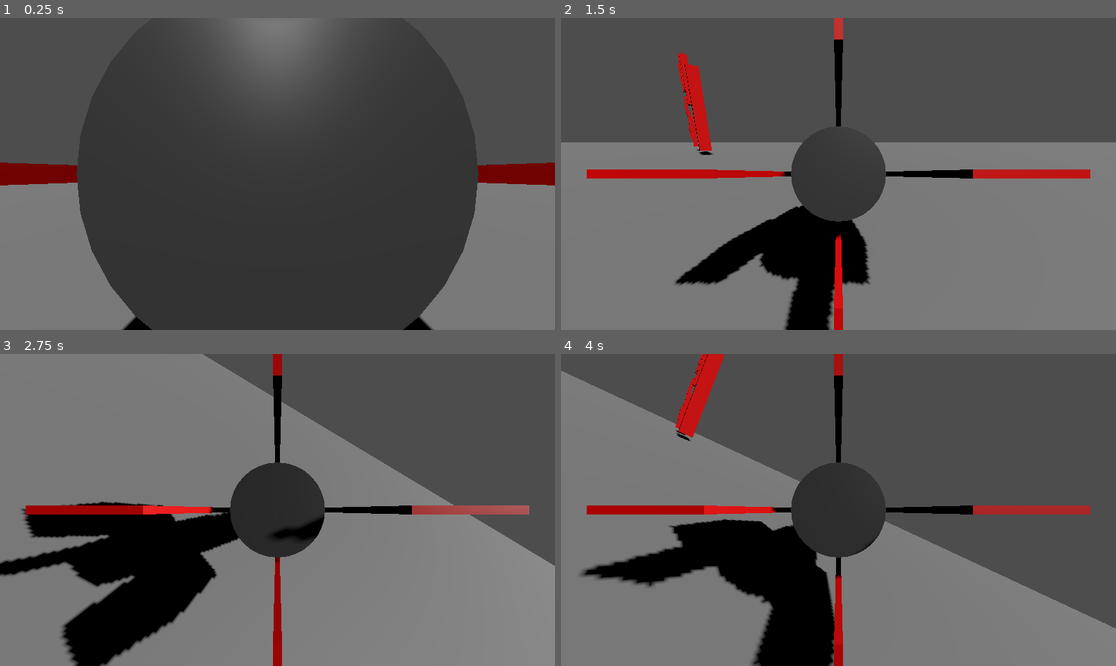
Above: before the commit, frames 1-4 (two rows, left to right).
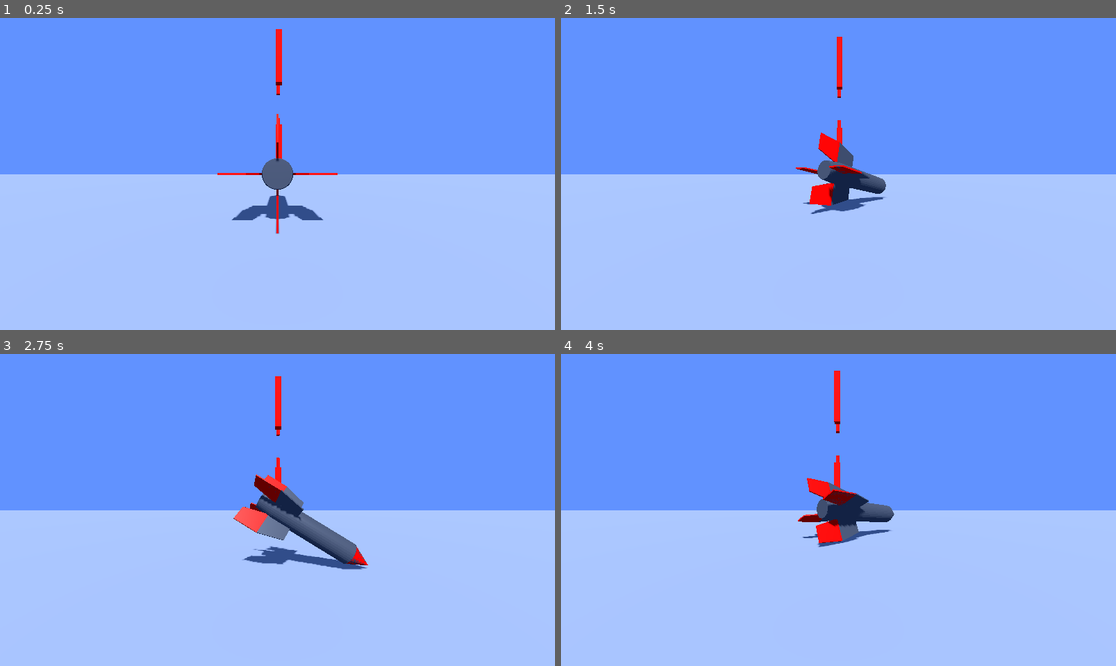
Above: after the commit, the same moments.

Repository: F100cTomas/Flight-Simulator
Game: Godot game, scene res://Scenes/main.tscn
Same seed, same stepped clock (60 frames per second), same inputs: the game is played once before the commit and once after it.
Inputs (mouse positions are in pixels of both pictures, inside the frame that each line leads up to):
- Up to frame 1 (0.25 s): no input
- Up to frame 2 (1.5 s): tap Enter at 0.5 s; move the mouse to (960, 158) at 0.52 s; hold D (Yaw Right) 0.53-1.28 s; tap Mouse wheel up (Zoom In) at 0.6 s; tap Space at 0.77 s; tap Mouse wheel down (Zoom Out) at 0.8, 1.35 s; move the mouse to (727, 189) at 1.27 s; hold W (Pitch Down) from 1.28 s (still down)
- Up to frame 3 (2.75 s): tap Space at 1.52 s; tap Alt (Change View Direction, bound only after the commit) at 1.55 s; move the mouse to (333, 441) at 2.02 s; release W (Pitch Down) at 2.03 s; hold D (Yaw Right) from 2.03 s (still down); hold Alt (Change View Direction, bound only after the commit) from 2.03 s (still down); right-click (333, 441) at 2.3 s
- Up to frame 4 (4 s): move the mouse to (810, 572) at 2.77 s; release D (Yaw Right) at 2.78 s; release Alt (Change View Direction, bound only after the commit) at 2.78 s; hold S (Pitch Up) 2.78-3.53 s; right-click (810, 572) at 2.85 s; tap Space at 3.02, 3.77 s; tap Mouse wheel up (Zoom In) at 3.05 s; move the mouse to (1005, 556) at 3.52 s; hold A (Yaw Left) from 3.53 s (still down); tap E (Roll Clockwise) at 3.6 s; tap Mouse wheel down (Zoom Out) at 3.8 s

The runs differ from the first frame. In frame 1, 100% of the frame differs, in the area x 0-100%, y 0-100%; in frame 2, 100%; in frame 3, 100%; in frame 4, 100%.

Commit message:
Camera controls

Diff:
--- a/Scenes/camera.tscn
+++ b/Scenes/camera.tscn
@@ -1,10 +1,13 @@
-[gd_scene load_steps=2 format=3 uid="uid://dlucu1r53ndai"]
+[gd_scene load_steps=3 format=3 uid="uid://dlucu1r53ndai"]
 
 [ext_resource type="Script" path="res://Scripts/camera.gd" id="1_4l22a"]
+[ext_resource type="Environment" uid="uid://44ruix1xik4t" path="res://default_env.tres" id="2_4e4ph"]
 
 [node name="Camera" type="Node3D"]
+top_level = true
 script = ExtResource("1_4l22a")
 
 [node name="Camera3D" type="Camera3D" parent="."]
 transform = Transform3D(1, 0, 0, 0, 1, 0, 0, 0, 1, 0, 0, 2.40067)
+environment = ExtResource("2_4e4ph")
 fov = 90.0
--- a/Scripts/camera.gd
+++ b/Scripts/camera.gd
@@ -1,6 +1,47 @@
-extends Node
+extends Node3D
+
+const DEFAULT_ZOOM: float = 10
+const SENSITIVITY: float = 1.0 / 360
+
+var is_panning: bool = false
+var is_locked: bool = false
+var pan_coords: Vector2
+var og_rotation: Vector3
+var og_cam_rotation: Vector3
+var og_parent_rotation: Vector3
+var relative_rotation: Vector3 = Vector3(0.0, 0.0, 0.0)
+var lock_rotation: Vector3 = Vector3(0.0, 0.0, 0.0)
+
+func _ready() -> void:
+	$Camera3D.position = Vector3(0.0, 0.0, DEFAULT_ZOOM)
 
 func _input(event: InputEvent) -> void:
-	$Camera3D.position.z += Input.get_axis("Zoom In", "Zoom Out")
-	if Input.is_key_pressed(KEY_Z):
-		$Camera3D.position = Vector3(0.0, 0.0, 0.0)
+	$Camera3D.position.z += Input.get_axis("Zoom In", "Zoom Out") * 2.0
+	if Input.is_action_just_pressed("Pan Around"):
+		is_panning = true
+		pan_coords = get_viewport().get_mouse_position()
+		og_rotation = relative_rotation
+		og_cam_rotation = $Camera3D.rotation
+	elif Input.is_action_just_released("Pan Around"):
+		is_panning = false
+	if Input.is_action_just_pressed("lock rotation"):
+		is_locked = not is_locked
+		if is_locked:
+			og_parent_rotation = get_parent().global_rotation
+	if Input.is_action_pressed("Reset Camera"):
+		$Camera3D.position = Vector3(0.0, 0.0, DEFAULT_ZOOM)
+		$Camera3D.rotation = Vector3(0.0, 0.0, 0.0)
+		global_rotation = Vector3(0.0, 0.0, 0.0)
+
+func _process(delta: float) -> void:
+	global_position = get_parent().global_position
+	var relative_lock_rotation: Vector3 = Vector3(0.0, 0.0, 0.0)
+	if is_locked:
+		relative_lock_rotation = get_parent().global_rotation - og_parent_rotation
+	if is_panning:
+		var pan_difference: Vector2 = pan_coords - get_viewport().get_mouse_position()
+		if Input.is_action_pressed("Change View Direction"):
+			$Camera3D.rotation = og_cam_rotation + Vector3(pan_difference.y * SENSITIVITY, pan_difference.x * SENSITIVITY, 0.0)
+		else:
+			relative_rotation = og_rotation + Vector3(pan_difference.y * SENSITIVITY, pan_difference.x * SENSITIVITY, 0.0)
+	global_rotation = relative_lock_rotation + relative_rotation
--- a/default_env.tres
+++ b/default_env.tres
@@ -1,7 +1,8 @@
-[gd_resource type="Environment" load_steps=2 format=2]
+[gd_resource type="Environment" load_steps=2 format=3 uid="uid://44ruix1xik4t"]
 
-[sub_resource type="Sky" id=1]
+[sub_resource type="Sky" id="Sky_saiku"]
 
 [resource]
-background_mode = 2
-background_sky = SubResource( 1 )
+background_mode = 1
+background_color = Color(0.379009, 0.572699, 1, 1)
+sky = SubResource("Sky_saiku")
--- a/project.godot
+++ b/project.godot
@@ -58,6 +58,31 @@
 "events": [Object(InputEventMouseButton,"resource_local_to_scene":false,"resource_name":"","device":-1,"window_id":0,"a …(253 unchanged characters)…
 ]
 }
+"Reset Camera"={
+"deadzone": 0.5,
+"events": [Object(InputEventKey,"resource_local_to_scene":false,"resource_name":"","device":-1,"window_id":0,"alt_pressed":false,"shift_pressed":false,"ctrl_pressed":false,"meta_pressed":false,"pressed":false,"keycode":0,"physical_keycode":90,"key_label":0,"unicode":122,"location":0,"echo":false,"script":null)
+]
+}
+"Speed Up"={
+"deadzone": 0.5,
+"events": [Object(InputEventKey,"resource_local_to_scene":false,"resource_name":"","device":-1,"window_id":0,"alt_pressed":false,"shift_pressed":false,"ctrl_pressed":false,"meta_pressed":false,"pressed":false,"keycode":0,"physical_keycode":32,"key_label":0,"unicode":32,"location":0,"echo":false,"script":null)
+]
+}
+"Pan Around"={
+"deadzone": 0.5,
+"events": [Object(InputEventMouseButton,"resource_local_to_scene":false,"resource_name":"","device":-1,"window_id":0,"alt_pressed":false,"shift_pressed":false,"ctrl_pressed":false,"meta_pressed":false,"button_mask":0,"position":Vector2(0, 0),"global_position":Vector2(0, 0),"factor":1.0,"button_index":2,"canceled":false,"pressed":false,"double_click":false,"script":null)
+]
+}
+"Change View Direction"={
+"deadzone": 0.5,
+"events": [Object(InputEventKey,"resource_local_to_scene":false,"resource_name":"","device":-1,"window_id":0,"alt_pressed":false,"shift_pressed":false,"ctrl_pressed":false,"meta_pressed":false,"pressed":false,"keycode":0,"physical_keycode":4194328,"key_label":0,"unicode":0,"location":0,"echo":false,"script":null)
+]
+}
+"lock rotation"={
+"deadzone": 0.5,
+"events": [Object(InputEventKey,"resource_local_to_scene":false,"resource_name":"","device":-1,"window_id":0,"alt_pressed":true,"shift_pressed":false,"ctrl_pressed":false,"meta_pressed":false,"pressed":false,"keycode":0,"physical_keycode":76,"key_label":0,"unicode":108,"location":0,"echo":false,"script":null)
+]
+}
 
 [rendering]
 
